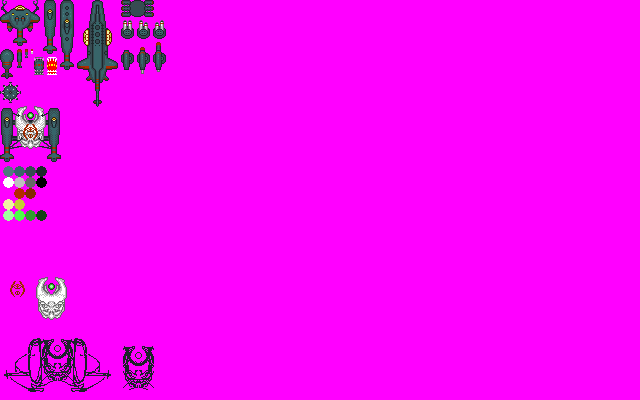
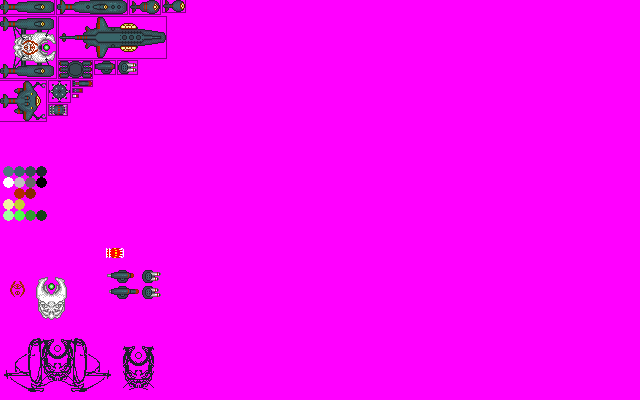
Layer changes from the first 640px x 400px image to the second:
added layer "Borders" (49%) above "Palette" over (0, 0, 186, 122)
painted on "Sprites" over (0, 0, 185, 162)
painted on "Other" over (106, 248, 161, 299)
